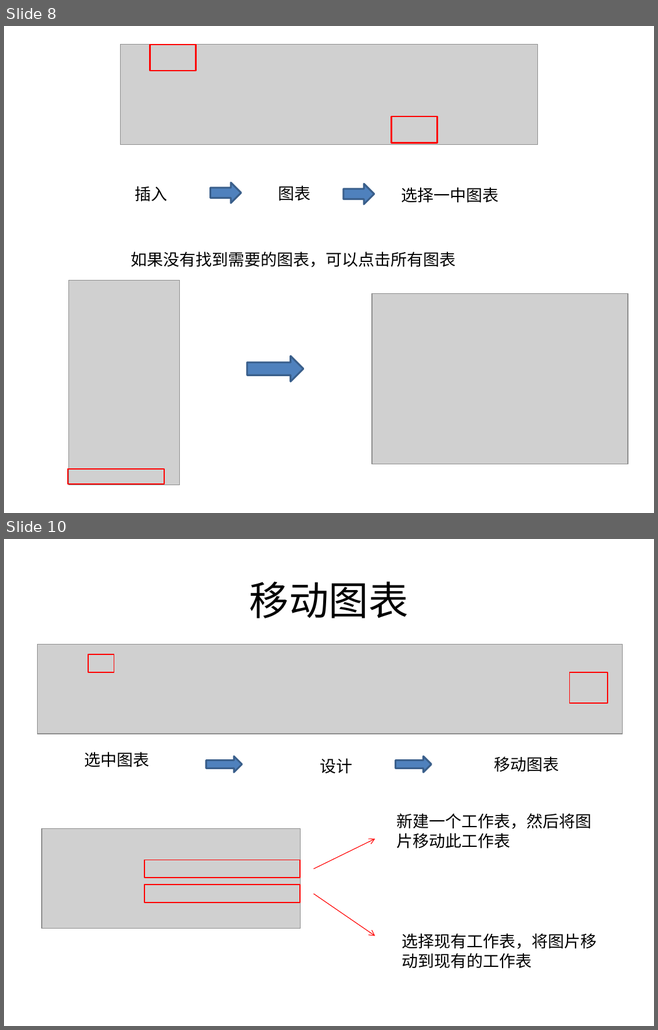
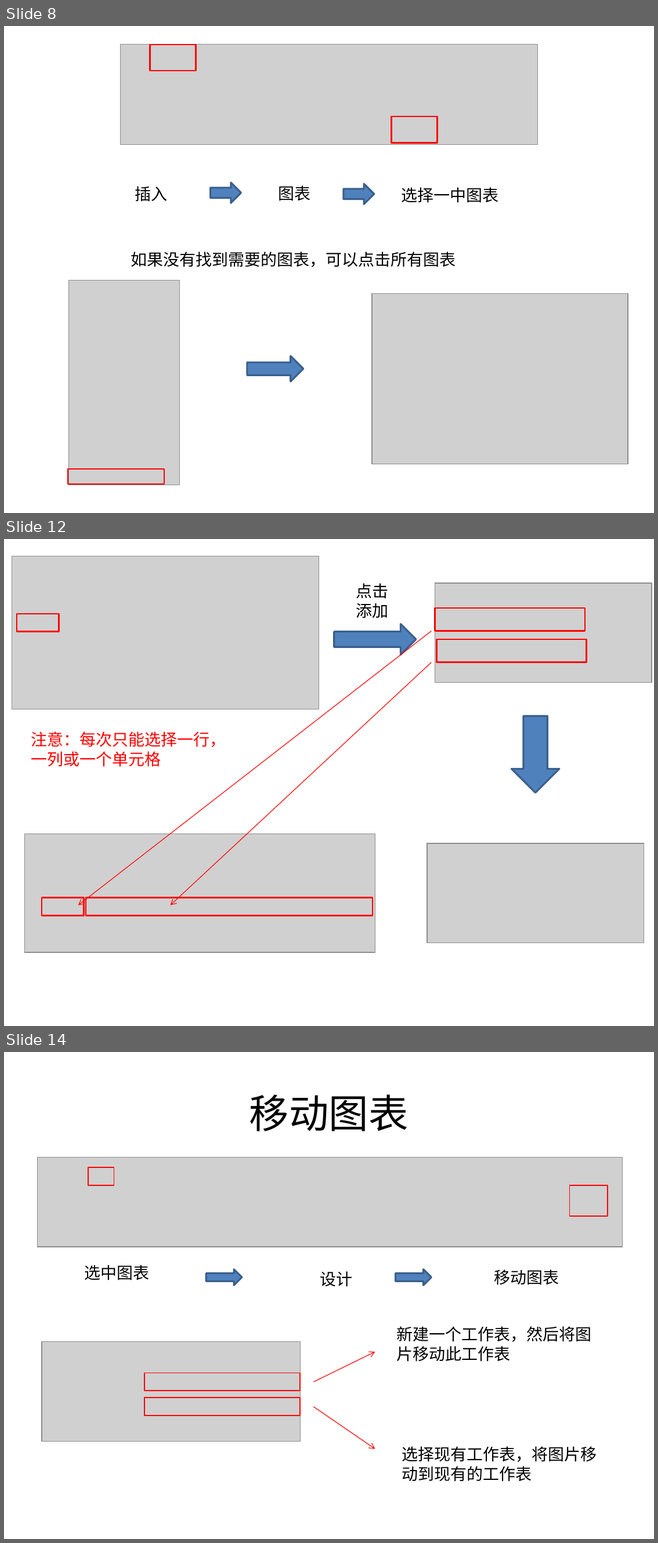
Before and after one commit to sans123wx/class, a slide deck: 第4章excel/图表/图表.pptx. Shown one above the other, each under a label of ours: slides 8 and 10 before the commit, slides 8, 12 and 14 after it; the slides between them are not shown. The pictures are 658x1030 and 658x1543 pixels, drawn with LibreOffice and Linux fonts; fonts in the diff are those of the drawing; grey boxes stand for pictures. Boxes give left, top, right and bottom in pixels: in the first picture for what was removed or moved away, otherwise in the second. Text is boxed around its words. In the diff, an @@ line names an element or a change of style, - is before the commit and + after.

```diff
--- a/第4章excel/图表/图表.pptx
+++ b/第4章excel/图表/图表.pptx
@@ slide 12 added at (4, 539, 654, 1026), background #FFFFFF @@
@@ picture added at (12, 556, 318, 709) @@
@@ text added at (356, 583, 389, 618), 18 pt, text #000000 @@
+点击添加
@@ picture added at (435, 583, 651, 683) @@
@@ rectangle added at (435, 608, 585, 631), outline #FF0000 1.75 pt @@
@@ rectangle added at (17, 614, 59, 632), outline #FF0000 1.75 pt @@
@@ right arrow added at (334, 624, 416, 654), fill #4F81BD, outline #3A5F8C 2 pt @@
@@ arrow added from (431, 631) to (78, 906), #FF0000 0.75 pt @@
@@ rectangle added at (436, 640, 586, 663), outline #FF0000 1.75 pt @@
@@ arrow added from (431, 663) to (170, 906), #FF0000 0.75 pt @@
@@ down arrow added at (511, 716, 560, 793), fill #4F81BD, outline #3A5F8C 2 pt @@
@@ text added at (31, 732, 226, 767), 18 pt, text #FF0000 @@
+注意：每次只能选择一行，一列或一个单元格
@@ picture added at (25, 834, 375, 953) @@
@@ picture added at (427, 843, 643, 943) @@
@@ rectangle added at (42, 897, 84, 916), outline #FF0000 1.75 pt @@
@@ rectangle added at (86, 897, 372, 916), outline #FF0000 1.75 pt @@
@@ what was slide 10 is now slide 14 @@
```
Also in this commit, not shown: 1 slide changed, 3 other slides added, 1 other file.
